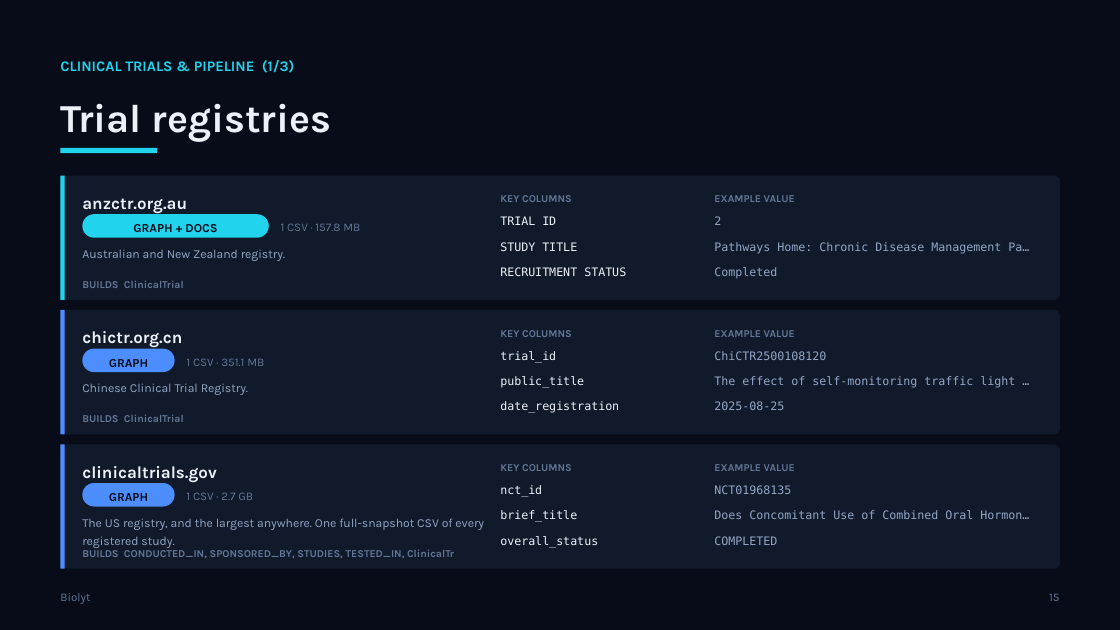
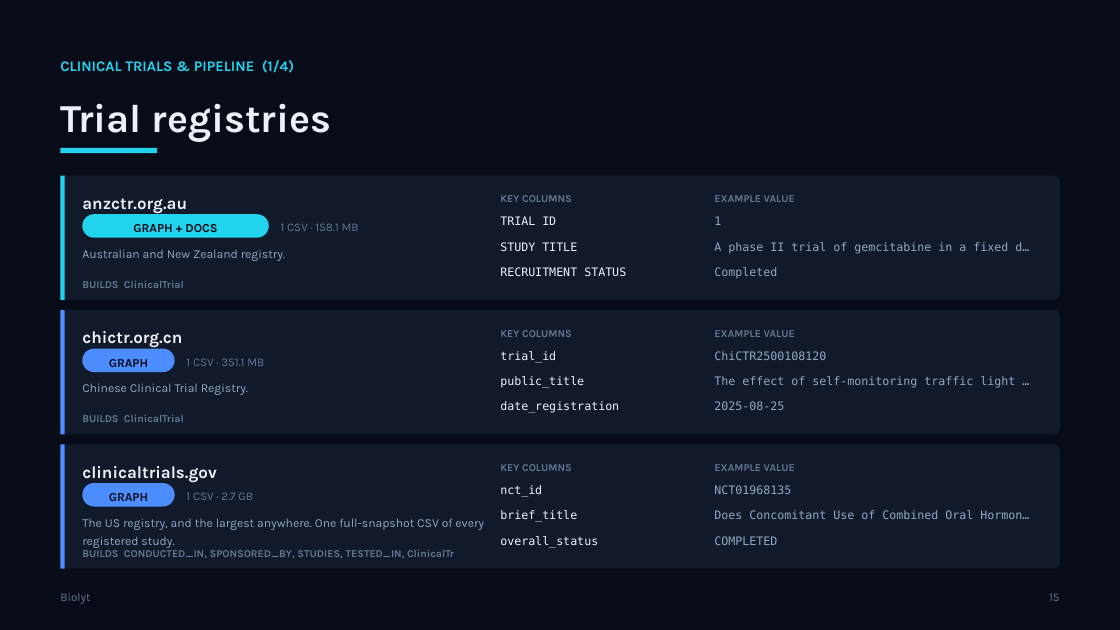
Before and after one commit to helmibiolyt/fullPipeline, a slide deck: slide 15 of presentation/Biolyt_Platform.pptx. Drawn at 1120x630 pixels with LibreOffice and Linux fonts; fonts in the diff are those of the drawing. Boxes give left, top, right and bottom in pixels: in the first picture for what was removed or moved away, otherwise in the second. Text is boxed around its words. In the diff, an @@ line names an element or a change of style, - is before the commit and + after.

```diff
--- a/presentation/Biolyt_Platform.pptx
+++ b/presentation/Biolyt_Platform.pptx
@@ text at (60, 60, 294, 73): text changed @@
-CLINICAL TRIALS & PIPELINE (1/3)
+CLINICAL TRIALS & PIPELINE (1/4)
@@ text at (281, 223, 359, 231): text changed @@
-1 CSV · 157.8 MB
+1 CSV · 158.1 MB
@@ text at (714, 242, 1029, 254): text changed @@
-Pathways Home: Chronic Disease Management Pa…
+A phase II trial of gemcitabine in a fixed d…
```
Also in this commit, not shown: 48 other slides changed, 1 slide added, 9 other files.
